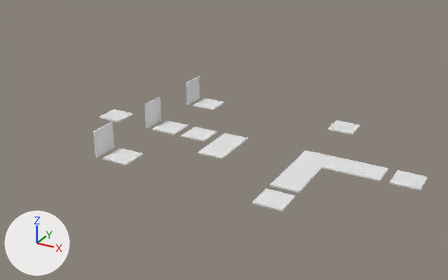
Two versions of the Blender file Assets/Resources/Levels/IntroLevel6.blend, one commit apart.
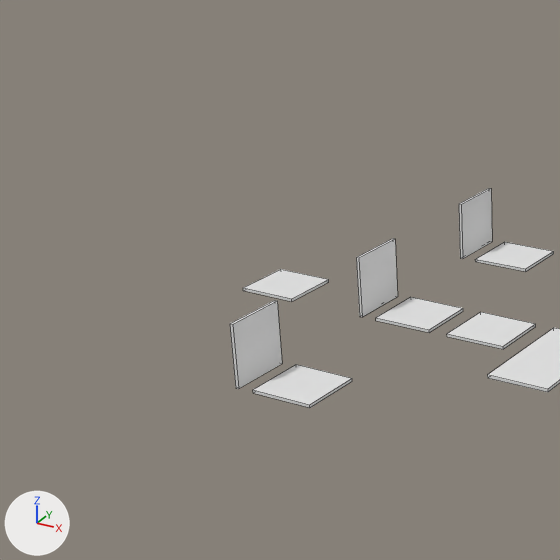
Each version appears first whole from a camera (50 mm lens) standing at (33.6, -93.5, 53.1) and looking at (-17.1, -1.3, 7.0), and next in a close-up on the part from 0% to 51% of the width and 0% to 81% of the height. Lighting does not change. The marker at lower left points along +X, +Y and +Z. The close-ups show mesh edges as thin lines.

The scene before the commit, as lines of its bpy script (objects in view):
```python
me_cube_007 = bpy.data.meshes.new('Cube.007')
me_cube_007.from_pydata(...)  # a box spanning x -1.0..1.0, y -1.0..1.0, z -1.0..1.0
me_cube_007.materials.append(mat_marbletexture1_jpg)  # its picture is missing
me_cube_010 = bpy.data.meshes.new('Cube.010')
me_cube_010.from_pydata(...)  # a box spanning x -1.0..1.0, y -1.0..1.0, z -1.0..1.0
me_cube_010.materials.append(mat_marbletexture1_jpg)  # its picture is missing
me_cube_012 = bpy.data.meshes.new('Cube.012')
me_cube_012.from_pydata(...)  # a box spanning x -1.0..1.0, y -1.0..1.0, z -1.0..1.0
me_cube_012.materials.append(mat_marbletexture1_jpg)  # its picture is missing
ob_platformh = bpy.data.objects.new('PlatformH', me_cube_010)
ob_platformh.location = (-43.02, -0.02, 6.49)
ob_platformh.scale = (2.5, 2.5, 0.125)
ob_switchedplatformb = bpy.data.objects.new('SwitchedPlatformB', me_cube_007)
ob_switchedplatformb.location = (-23.13, -0.02, 6.49)
ob_switchedplatformb.scale = (2.5, 2.5, 0.125)
ob_switchedplatformd = bpy.data.objects.new('SwitchedPlatformD', me_cube_012)
ob_switchedplatformd.location = (-33.69, 15.04, 8.89)
ob_switchedplatformd.rotation_euler = (0.0, 1.571, 0.0)  # degrees (0, 90, 0)
ob_switchedplatformd.scale = (2.5, 2.5, 0.125)
# also in view: 'PlatformF' at (-29.8, 15.0, 6.5); 'PlatformE' at (-29.8, 0.0, 6.5); 'SwitchedPlatformC' at (-33.7, 0.0, 8.9); 'PlatformG' at (-29.8, -15.2, 6.5); 'PlatformD' at (-16.5, -2.5, 6.5)
```
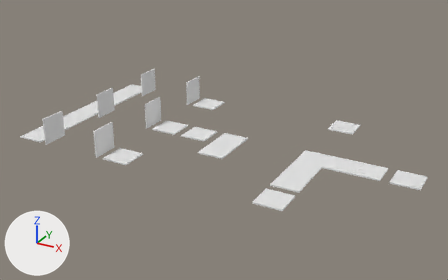
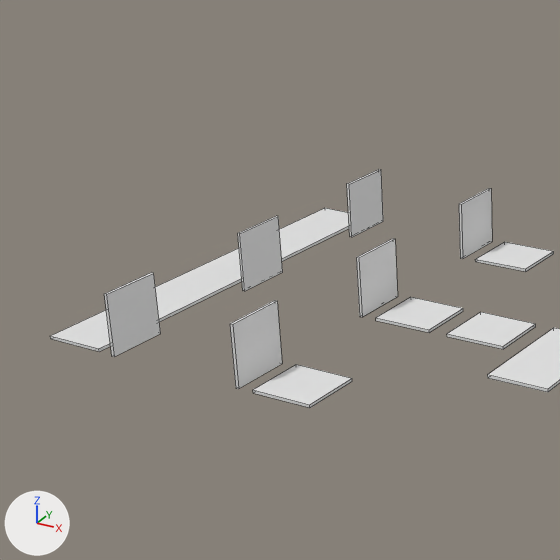
What differs and where, as boxes [x1, y1, x2, y2] in the close-ups (560 x 560 px):
'PlatformH', moved, rescaled (245% wider, 326% taller): before [243, 269, 329, 302]; after [50, 208, 349, 352]
'SwitchedPlatformH', added: after [104, 273, 161, 357]
'SwitchedPlatformF', added: after [238, 216, 283, 291]
'SwitchedPlatformG', added: after [347, 169, 383, 237]

Diff of the bpy script that builds the scene:
```diff
--- a/Assets/Resources/Levels/IntroLevel6.blend.py
+++ b/Assets/Resources/Levels/IntroLevel6.blend.py
@@ ob_platformh @@
 ob_platformh = bpy.data.objects.new('PlatformH', me_cube_010)
-ob_platformh.location = (-43.02, -0.02, 6.49)
-ob_platformh.scale = (2.5, 2.5, 0.125)
+ob_platformh.location = (-49.51, -0.02, 6.49)
+ob_platformh.scale = (2.5, 17.5, 0.125)
@@ ob_switchedplatformf @@
+ob_switchedplatformf = bpy.data.objects.new('SwitchedPlatformF', me_cube_007.copy())  # the mesh of ob_switchedplatformb
+ob_switchedplatformf.location = (-45.47, -0.02, 8.87)
+ob_switchedplatformf.rotation_euler = (0.0, -1.571, 0.0)  # degrees (0, -90, 0)
+ob_switchedplatformf.scale = (2.5, 2.5, 0.125)
@@ ob_switchedplatformg @@
+ob_switchedplatformg = bpy.data.objects.new('SwitchedPlatformG', me_cube_007.copy())  # the mesh of ob_switchedplatformb
+ob_switchedplatformg.location = (-45.47, 15.04, 8.87)
+ob_switchedplatformg.rotation_euler = (0.0, -1.571, 0.0)  # degrees (0, -90, 0)
+ob_switchedplatformg.scale = (2.5, 2.5, 0.125)
@@ ob_switchedplatformh @@
+ob_switchedplatformh = bpy.data.objects.new('SwitchedPlatformH', me_cube_007.copy())  # the mesh of ob_switchedplatformb
+ob_switchedplatformh.location = (-45.47, -15.17, 8.87)
+ob_switchedplatformh.rotation_euler = (0.0, -1.571, 0.0)  # degrees (0, -90, 0)
+ob_switchedplatformh.scale = (2.5, 2.5, 0.125)
```
